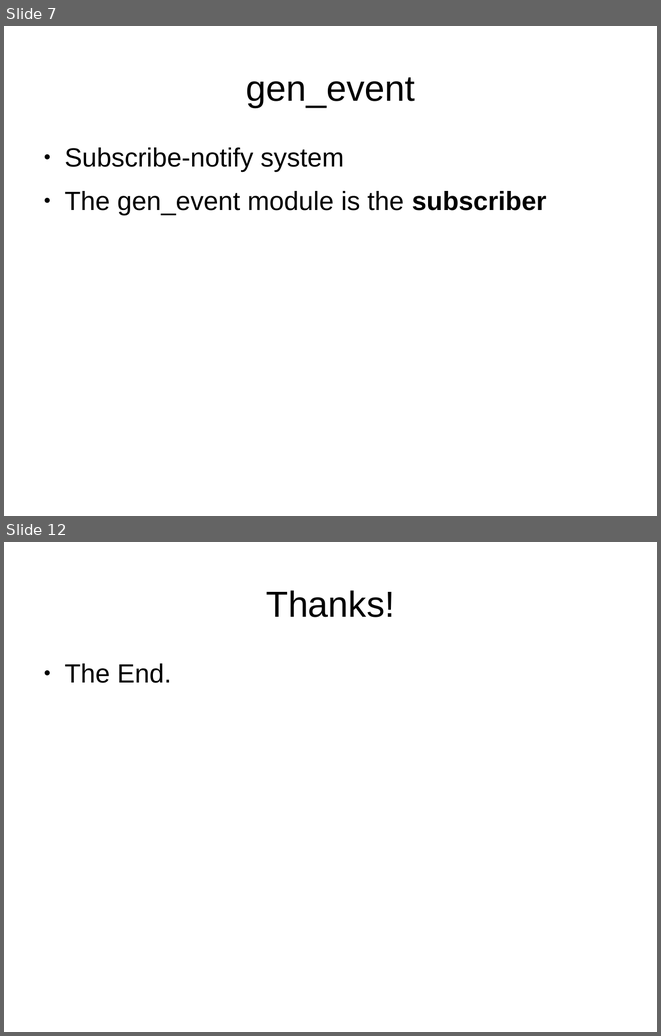
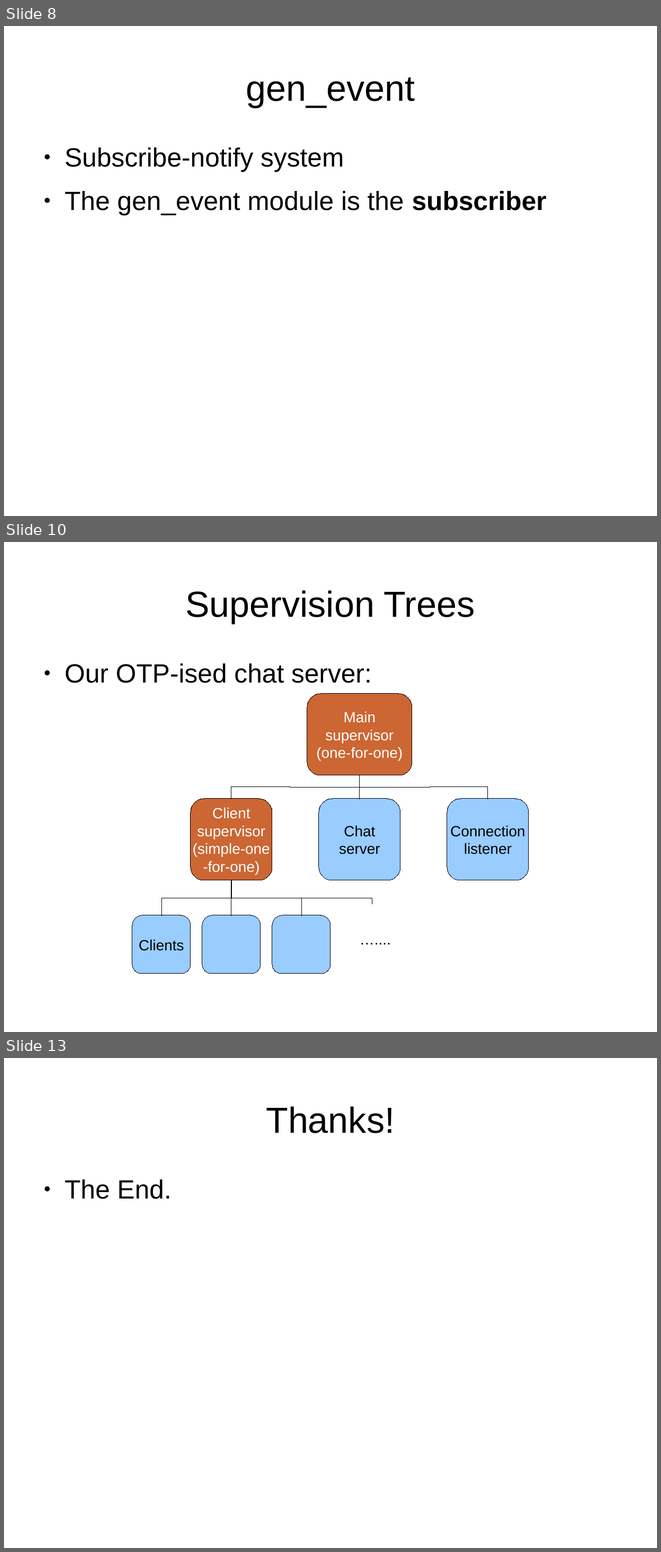
Before and after one commit to bernardd/OTPworkshop, a slide deck: Slides.odp. Shown one above the other, each under a label of ours: slides 7 and 12 before the commit, slides 8, 10 and 13 after it; the slides between them are not shown. The pictures are 661x1036 and 661x1552 pixels, drawn with LibreOffice and Linux fonts; fonts in the diff are those of the drawing. Boxes give left, top, right and bottom in pixels: in the first picture for what was removed or moved away, otherwise in the second. Text is boxed around its words. In the diff, an @@ line names an element or a change of style, - is before the commit and + after.

```diff
--- a/Slides.odp
+++ b/Slides.odp
@@ slide 10 added at (x1=4, y1=542, x2=657, y2=1032), background #FFFFFF @@
@@ title added at (x1=185, y1=590, x2=475, y2=623), 44 pt, text #000000 @@
+Supervision Trees
@@ text added at (x1=64, y1=663, x2=372, y2=683), 32 pt, text #000000 @@
+● Our OTP-ised chat server:
@@ group added at (x1=133, y1=694, x2=529, y2=973): 7 rounded rectangles, 7 elbow lines, 1 text @@
+Main
+supervisor
+(one-for-one)
+Client
+supervisor
+(simple-one
+-for-one)
+Chat
+server
+Connection
+listener
+Clients
+…....
@@ what was slide 7 is now slide 8 @@
@@ what was slide 12 is now slide 13 @@
```
Also in this commit, not shown: 2 slides changed, 3 other slides added, 3 slides removed.
